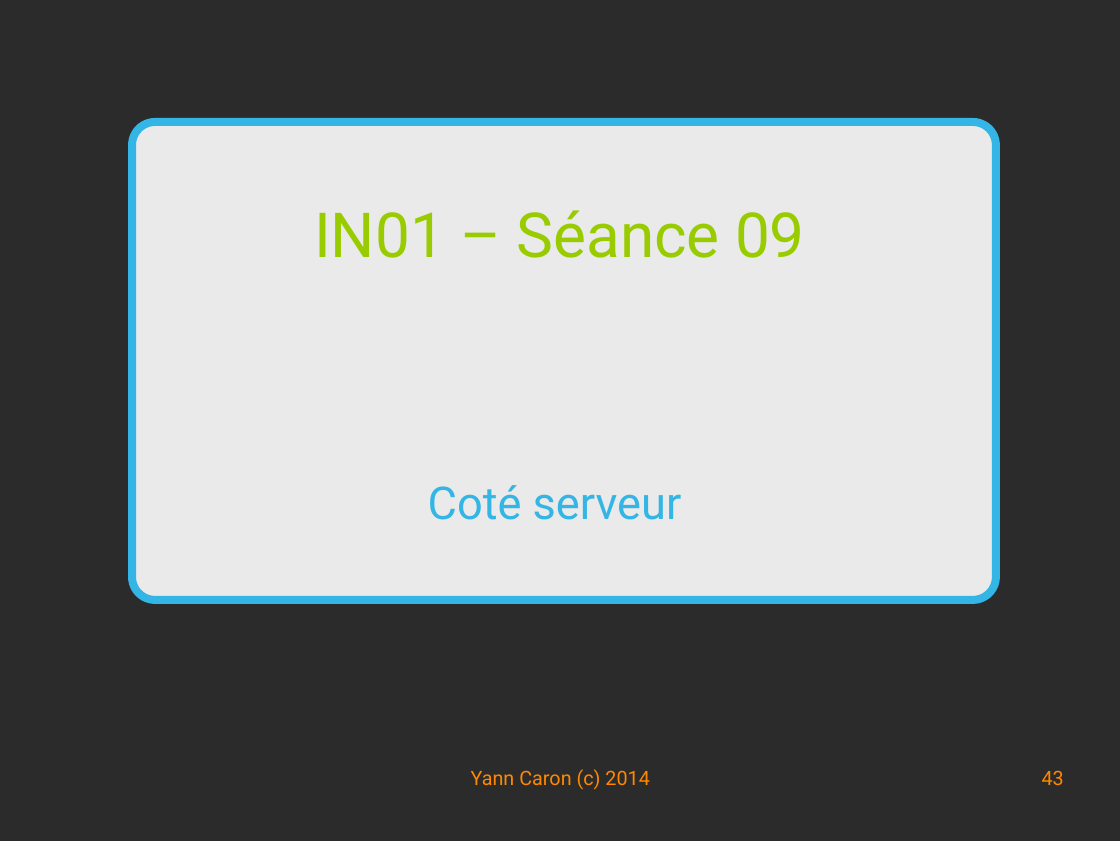
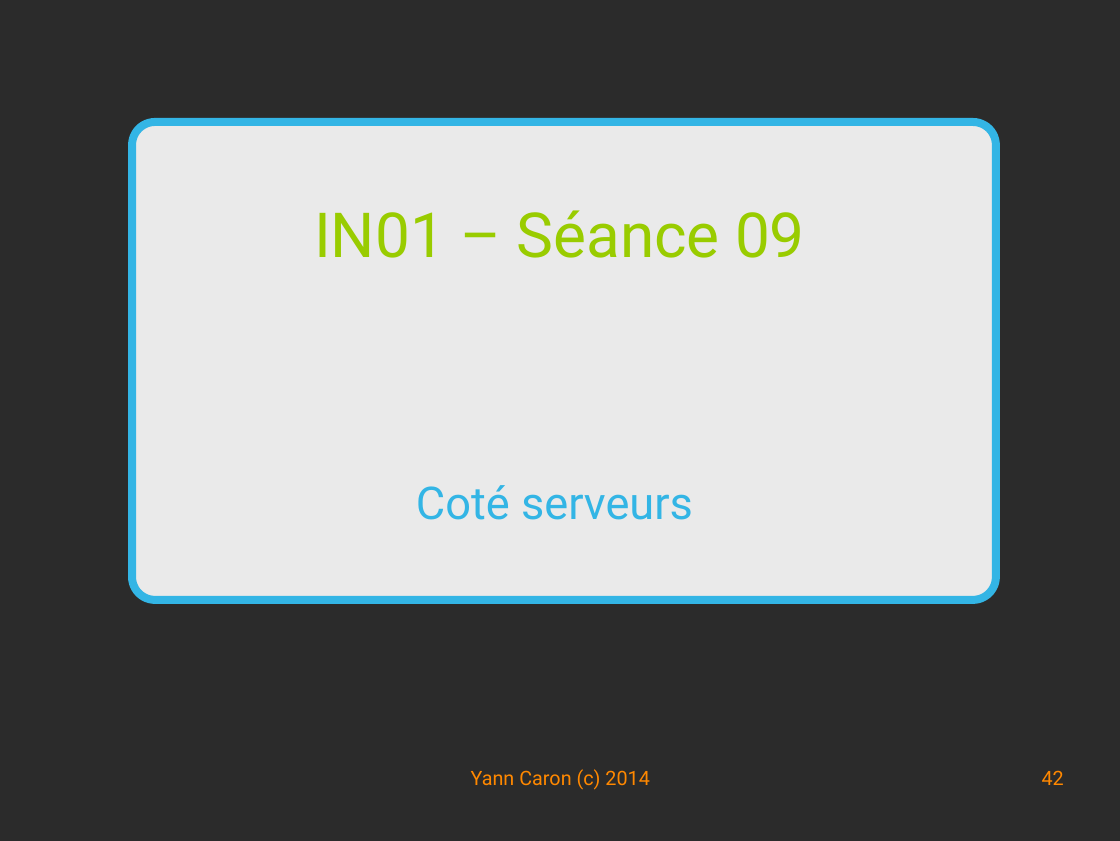
Before and after one commit to YannCaron/Android-ENSG, a slide deck: slide 42 of 09 - WebServices.odp (slide 43 before the commit). Drawn at 1120x841 pixels with LibreOffice and Linux fonts; fonts in the diff are those of the drawing; background and template pictures are left out; a plain dark background stands for a picture behind light text. Boxes give left, top, right and bottom in pixels: in the first picture for what was removed or moved away, otherwise in the second. Text is boxed around its words. In the diff, an @@ line names an element or a change of style, - is before the commit and + after.

```diff
--- a/09 - WebServices.odp
+++ b/09 - WebServices.odp
@@ subtitle at (416, 485, 693, 520): text changed @@
-Coté serveur
+Coté serveurs
@@ page number at (1042, 770, 1064, 785): text changed @@
-43
+42
```
Also in this commit, not shown: 15 other slides changed, 1 slide added, 1 slide removed, 1 other file.
